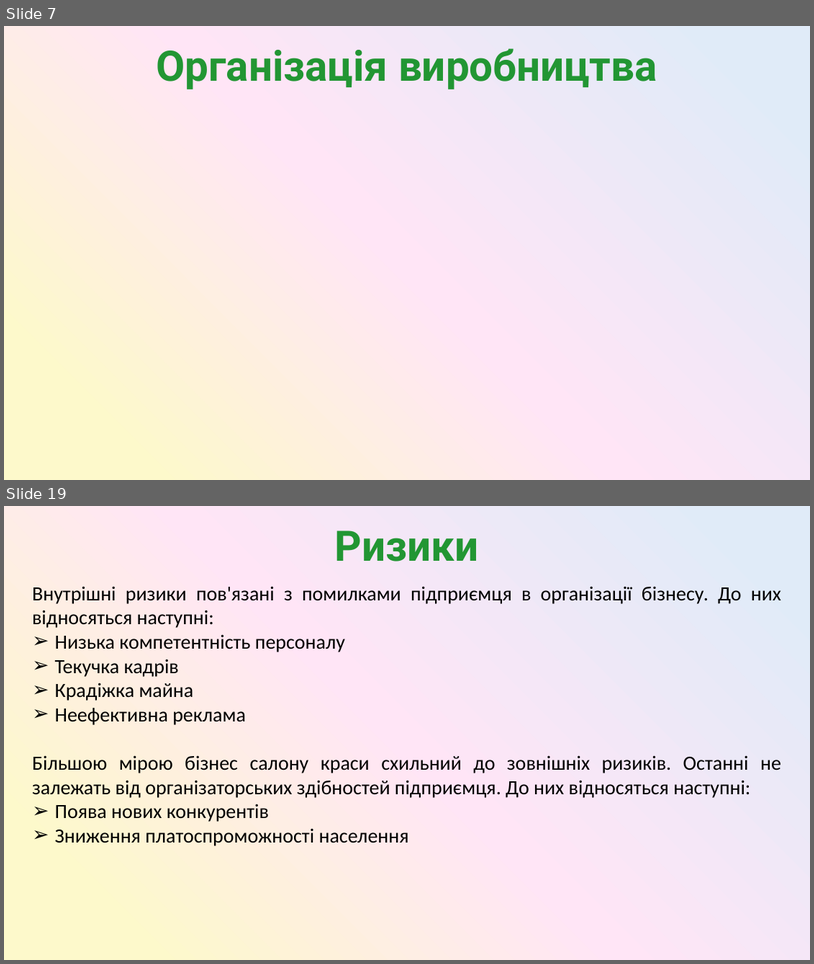
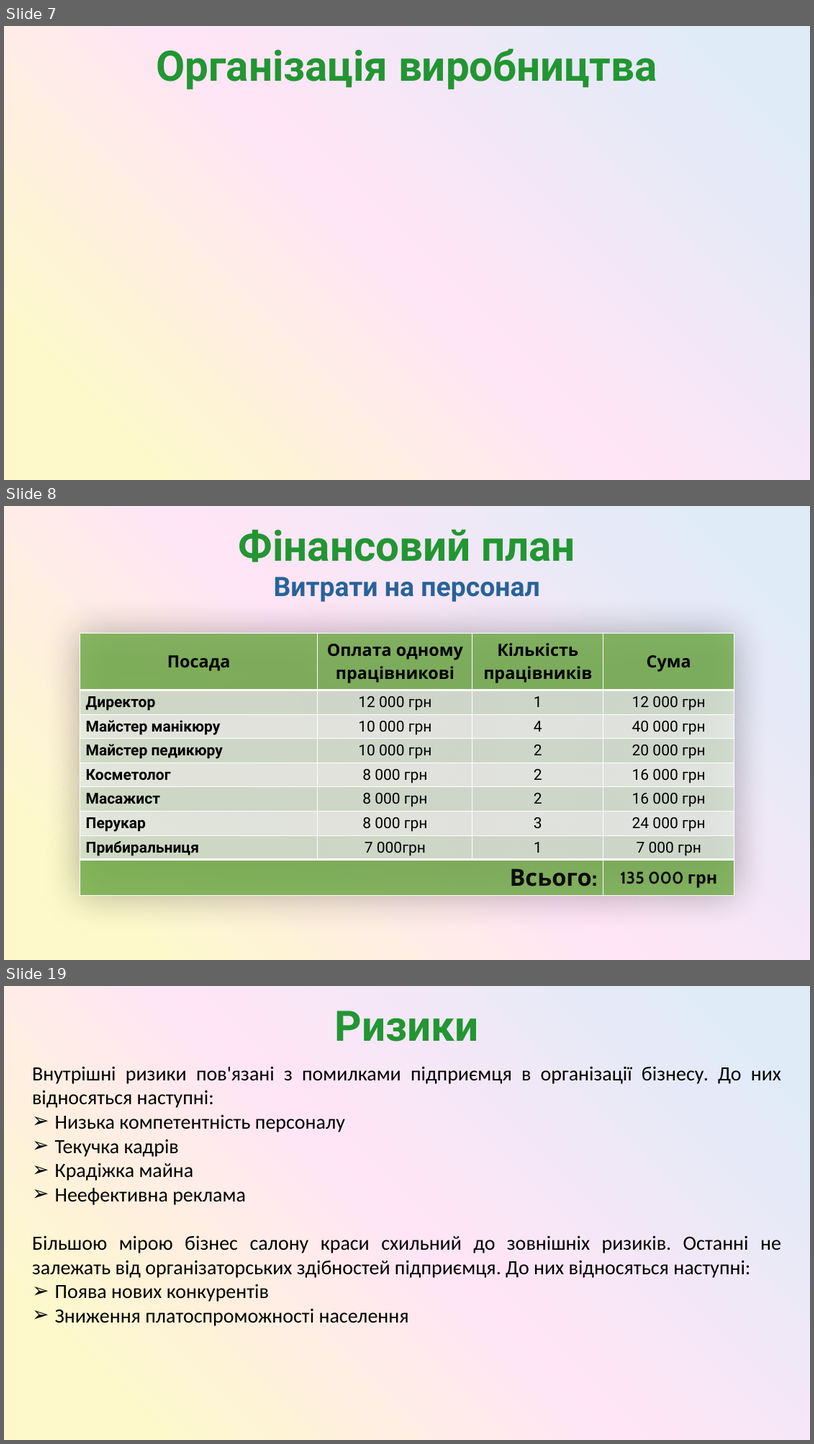
Before and after one commit to SashaGaran/Katya_diplomna, a slide deck: diplomna.pptx. Shown one above the other, each under a label of ours: slides 7 and 19 before the commit, slides 7, 8 and 19 after it; the slides between them are not shown. The pictures are 814x964 and 814x1444 pixels, drawn with LibreOffice and Linux fonts; fonts in the diff are those of the drawing. Boxes give left, top, right and bottom in pixels: in the first picture for what was removed or moved away, otherwise in the second. Text is boxed around its words. In the diff, an @@ line names an element or a change of style, - is before the commit and + after.

```diff
--- a/diplomna.pptx
+++ b/diplomna.pptx
@@ slide 8 added at box(4, 506, 810, 960), background gradient #FDF9CB to #FFE5F6 to #E0EBF8 @@
@@ text added at box(239, 529, 576, 602), 32 pt, text gradient #276399 to #5380FF, bold @@
+Фінансовий план
+Витрати на персонал
@@ table added at box(80, 633, 736, 896), 9 rows, 4 columns @@
+Посада | Оплата одному працівникові | Кількість / працівників | Сума
+Директор | 12 000 грн | 1 | 12 000 грн
+Майстер манікюру | 10 000 грн | 4 | 40 000 грн
+Майстер педикюру | 10 000 грн | 2 | 20 000 грн
+Косметолог | 8 000 грн | 2 | 16 000 грн
+Масажист | 8 000 грн | 2 | 16 000 грн
+Перукар | 8 000 грн | 3 | 24 000 грн
+Прибиральниця | 7 000грн | 1 | 7 000 грн
+Всього: |  |  | 135 000 грн
```
Also in this commit, not shown: 1 slide removed.
